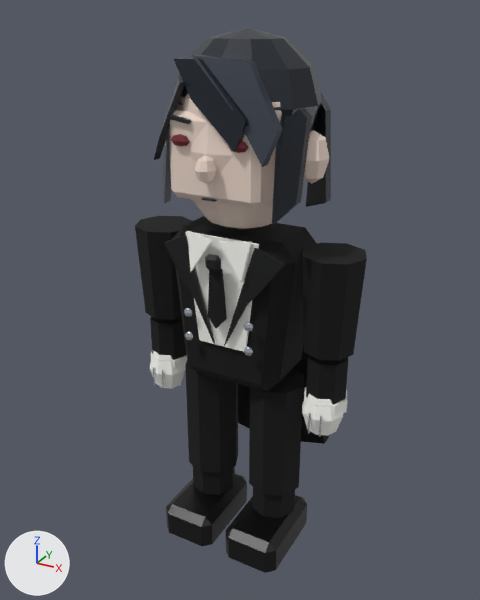
The glTF model src/game/models/castle/leisure/servant.glb, before and after one commit.
Rendered twice from a 50 mm camera at (1.2, -2.21, 2.26) aimed at (-0.02, 0.0, 1.15). The lights are fixed; the arrows at lower left show +X, +Y and +Z. The first picture is the older version. Where no turn or scale is listed for an object, it has been applied to the vertices.

Before the edit, the objects in view are built like this:
```python
me_long_satin_peak_lapel = bpy.data.meshes.new('Long satin peak lapel')
me_long_satin_peak_lapel.from_pydata(...)  # 10 vertices, 16 faces; spans x -0.26..-0.023, y -0.209..-0.168, z 1.045..1.47
me_long_satin_peak_lapel.materials.append(mat_butler_black_satin_lapels)  # black #070809
ob_long_satin_peak_lapel = bpy.data.objects.new('Long satin peak lapel', me_long_satin_peak_lapel)
ob_long_satin_peak_lapel.location = (0.0, 0.0, 0.0)
ob_royal_left_arm_rig = bpy.data.objects.new('Royal left arm rig', None)
ob_royal_left_arm_rig.parent = ob_royal_animation_rig
ob_royal_left_arm_rig.location = (-0.38, 0.0, 1.43)
ob_royal_right_arm_rig = bpy.data.objects.new('Royal right arm rig', None)
ob_royal_right_arm_rig.parent = ob_royal_animation_rig
ob_royal_right_arm_rig.location = (0.38, 0.0, 1.43)
ob_servant_left_elbow = bpy.data.objects.new('Servant left elbow', None)
ob_servant_left_elbow.parent = ob_royal_left_arm_rig
ob_servant_left_elbow.location = (0.0, 0.0, -0.38)
ob_servant_right_elbow = bpy.data.objects.new('Servant right elbow', None)
ob_servant_right_elbow.parent = ob_royal_right_arm_rig
ob_servant_right_elbow.location = (0.0, 0.0, -0.38)
# also in view: 'Swept black fringe 3' at (0.25, -0.13, 1.79); 'Long satin peak lapel.001' at (0.14, -0.19, 1.26); 'Pointed white collar.001' at (0.08, -0.21, 1.41); 'left trouser' at (-0.16, 0.0, 0.57); 'Swept black fringe 2' at (-0.2, -0.17, 1.89)
```
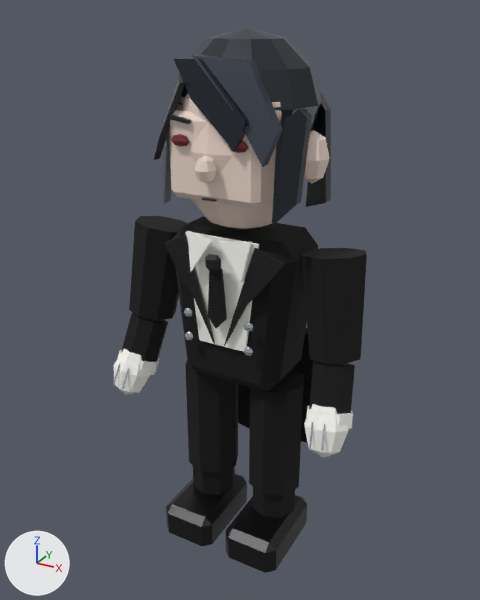
ob_royal_left_arm_rig is not drawn itself; it is the parent of ob_left_tailcoat_sleeve, ob_servant_left_elbow.
ob_servant_left_elbow is not drawn itself; it is the parent of ob_left_forearm, ob_left_rolled_linen_cuff, ob_royal_left_hand.
ob_royal_right_arm_rig is not drawn itself; it is the parent of ob_right_tailcoat_sleeve, ob_servant_right_elbow.
ob_servant_right_elbow is not drawn itself; it is the parent of ob_right_forearm, ob_right_rolled_linen_cuff, ob_royal_right_hand.

Boxes (x1, y1, x2, y2) around the edits, measured in the pictures (480 x 600 px):
'right tailcoat sleeve', turned: before (302, 243, 367, 361); after (302, 248, 367, 364)
'left tailcoat sleeve', turned: before (135, 216, 192, 320); after (129, 216, 188, 320)
'left forearm', turned: before (150, 316, 187, 360); after (121, 313, 168, 362)
'right forearm', turned: before (306, 355, 348, 404); after (309, 361, 355, 414)
'right hand', turned: before (302, 394, 343, 436); after (304, 404, 348, 458)
'left hand', turned: before (149, 351, 186, 388); after (114, 348, 150, 395)
'right rolled linen cuff', turned: before (304, 387, 347, 415); after (306, 406, 353, 429)
'left rolled linen cuff', turned: before (150, 352, 187, 369); after (117, 350, 160, 375)
'White glove seam.003', turned: before (319, 416, 322, 437); after (321, 424, 325, 451)
'White glove seam.002', turned: before (308, 412, 311, 434); after (310, 422, 313, 449)
'White glove seam.001', turned: before (162, 370, 164, 389); after (122, 367, 129, 389)
'White glove seam', turned: before (153, 367, 155, 386); after (113, 364, 120, 385)

The edits, one by one:
Object 'Royal left arm rig' (ob_royal_left_arm_rig) turns from (0, 0, 0) to (-8, 7, 0) degrees about x, y and z.
Object 'Servant left elbow' (ob_servant_left_elbow) turns from (0, 0, 0) to (-14, 0, 0) degrees about x, y and z.
Object 'Royal right arm rig' (ob_royal_right_arm_rig) turns from (0, 0, 0) to (-8, -7, 0) degrees about x, y and z.
Object 'Servant right elbow' (ob_servant_right_elbow) turns from (0, 0, 0) to (-14, 0, 0) degrees about x, y and z.
